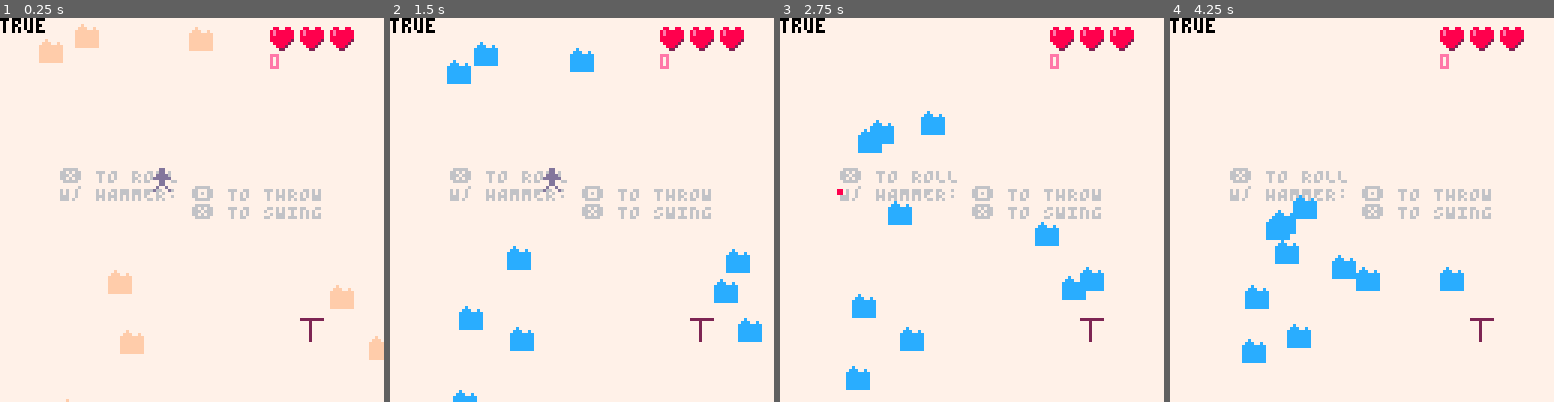
Above: before the commit, frames 1-4 (left to right).
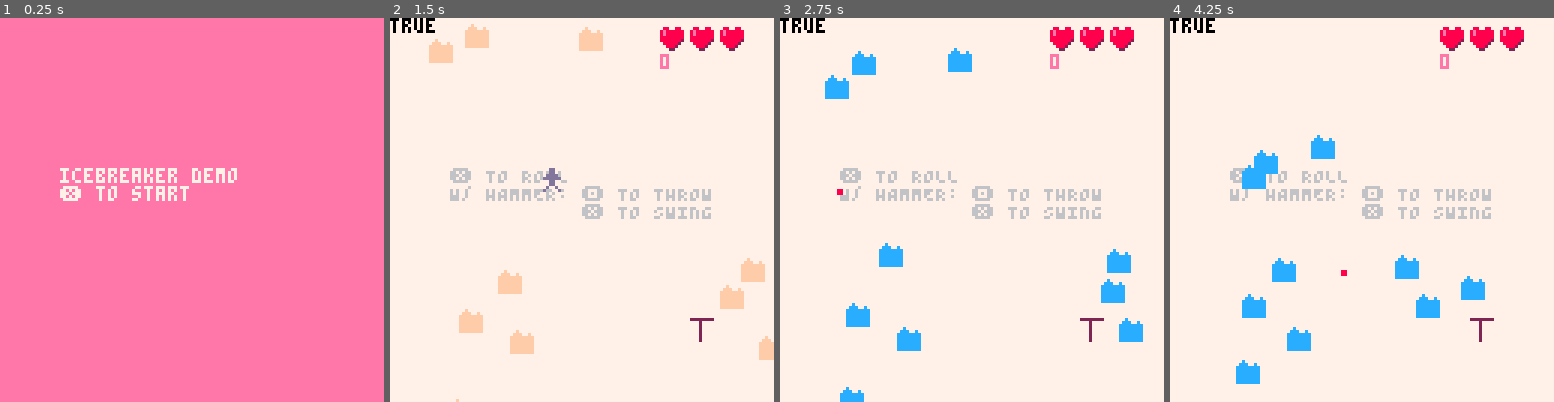
Above: after the commit, the same moments.

Repository: wsasaki01/icebreaker
Game: PICO-8 cartridge p1/icebreaker-p1.p8
Two runs of this game, one before a commit and one after it. Both use one fixed random seed, a clock stepped at 60 frames per second and the inputs below.
Inputs:
- Up to frame 1 (0.25 s): no input
- Up to frame 2 (1.5 s): tap O (Z key) at 0.33, 0.7, 1.43 s; tap X (X key) at 1.07 s
- Up to frame 3 (2.75 s): hold Left 1.97-2.37 s; tap X (X key) at 2.07, 2.4, 2.73 s; tap O (Z key) at 2.22 s; hold Down from 2.42 s (still down)
- Up to frame 4 (4.25 s): release Down at 2.82 s; hold Right 2.87-3.53 s; tap X (X key) every 0.33 s from 3.07 to 4.07 s; tap O (Z key) at 3.1, 3.98 s; hold Up 3.58-4.08 s; hold Right from 4.13 s (still down)

The runs differ from the first frame. In frame 1, 99% of the frame differs, in the area x 0-100%, y 0-100%; in frame 2, 5.0%; in frame 3, 5.4%; in frame 4, 5.3%.

Commit message:
Add menus

Diff:
--- a/p1/main.lua
+++ b/p1/main.lua
@@ -1,4 +1,26 @@
 function _init()
+    menu = true
+    play = false
+    retry = false
+
+    p = {}
+    h = {}
+
+    p_attack_length = 0.3
+    p_attack_size = 7
+
+    h_attack_length = 0.3
+    h_attack_size = 4
+
+    enemy_limit = 10
+
+    sh_str = 0
+    hitstop = false
+    hs_count = 0
+    hs_frames = 3
+end
+
+function start_game()
     p = {
         s = 1, temp_s = 0,
         x = 50, xw = 8,
@@ -28,7 +50,8 @@
             end
 
             if self.health == 0 then
-                stop()
+                play = false
+                retry = true
             end
         end,
 
@@ -75,193 +98,201 @@
         end,
     }
 
-    p_attack_length = 0.3
-    p_attack_size = 7
-
-    h_attack_length = 0.3
-    h_attack_size = 4
-
     attacks = {}
     enemies = {}
-    enemy_mt = {}
-
-    enemy_limit = 10
-
-    sh_str = 0
-    hitstop = false
-    hs_count = 0
-    hs_frames = 3
 end
 
 function _update()
-    if hitstop then
-        hs_count += 1
-        if hs_count == hs_frames then
-            hitstop = false
-            hs_count = 0
-        end
-    else
-        if p.rolling then
-            p:roll()
+    if menu then
+        if btnp(5) then
+            menu = false
+            play = true
+            start_game()
+        end
+    elseif play then
+        if hitstop then
+            hs_count += 1
+            if hs_count == hs_frames then
+                hitstop = false
+                hs_count = 0
+            end
         else
-            diff = {x=0,y=0}
-            increment = h.equipped and 0.85 or 1
-
-            if btn(1) and p.x<120 then
-                p.x+=increment
-                diff.x+=1
-            end
-
-            if btn(0) and p.x>0 then
-                p.x-=increment
-                diff.x-=1
-            end
-
-            if btn(2) and p.y>0 then
-                p.y-=increment
-                diff.y-=1
-            end
-
-            if btn(3) and p.y<120 then
-                p.y+=increment
-                diff.y+=1
-            end
-        end
-
-        if h.equipped then
-            h.x = p.x
-            h.y = p.y
-        else
-            h:check()
-        end
-
-        if p.charge == p.cooldown then
-            p.charge = true
-        end
-
-        if p.charge != true then
-            p.charge += 1
-        end
-
-        if btn(5) then
-            if h.equipped and p.charge==true and #attacks<1 then
-                p.charge = 0
-                create_attack("player", p_attack_length, p_attack_size)
-            elseif not h.equipped and (diff.x!=0 or diff.y!=0) then
-                p.rolling = true
-                p.i = p.roll_frames
-                p.d = atan2(diff.x, diff.y)
-            end
-        end
-
-        if btn(4) and h.equipped and (diff.x!=0 or diff.y!=0) then
-            h.thrown = true
-            h.equipped = false
-            h.v = 10
-            h.path = diff
-            sfx(2)
-            create_attack("hammer", h_attack_length, h_attack_size)
-        end
-
-        if h.v < 1 then
-            h.thrown = false
-            h.v = 0
-        end
-
-        if h.thrown then
-            h.d = atan2(h.path.x, h.path.y)
-
-            local x = h.x+cos(h.d)*h.v
-            local y = h.y+sin(h.d)*h.v
-
-            if x>=120 then
-                h.x = 120
-                h.path.x *= -1
-                h.v *= 0.6
-            elseif x <= 0 then
-                h.x = 0
-                h.path.x *= -1
-                h.v *= 0.6
+            if p.rolling then
+                p:roll()
             else
-                h.x = x
-            end
-
-            if y>=120 then
-                h.y = 120
-                h.path.y *= -1
-                h.v *= 0.6
-            elseif y <= 0 then
-                h.y = 0
-                h.path.y *= -1
-                h.v *= 0.6
+                diff = {x=0,y=0}
+                increment = h.equipped and 0.85 or 1
+
+                if btn(1) and p.x<120 then
+                    p.x+=increment
+                    diff.x+=1
+                end
+
+                if btn(0) and p.x>0 then
+                    p.x-=increment
+                    diff.x-=1
+                end
+
+                if btn(2) and p.y>0 then
+                    p.y-=increment
+                    diff.y-=1
+                end
+
+                if btn(3) and p.y<120 then
+                    p.y+=increment
+                    diff.y+=1
+                end
+            end
+
+            if h.equipped then
+                h.x = p.x
+                h.y = p.y
             else
-                h.y = y
-            end
-
-            h.v*=0.8
-        end
-
-        if #enemies < enemy_limit then
-            create_enemy()
-        end
+                h:check()
+            end
+
+            if p.charge == p.cooldown then
+                p.charge = true
+            end
+
+            if p.charge != true then
+                p.charge += 1
+            end
+
+            if btn(5) then
+                if h.equipped and p.charge==true and #attacks<1 then
+                    p.charge = 0
+                    create_attack("player", p_attack_length, p_attack_size)
+                elseif not h.equipped and (diff.x!=0 or diff.y!=0) then
+                    p.rolling = true
+                    p.i = p.roll_frames
+                    p.d = atan2(diff.x, diff.y)
+                end
+            end
+
+            if btn(4) and h.equipped and (diff.x!=0 or diff.y!=0) then
+                h.thrown = true
+                h.equipped = false
+                h.v = 10
+                h.path = diff
+                sfx(2)
+                create_attack("hammer", h_attack_length, h_attack_size)
+            end
+
+            if h.v < 1 then
+                h.thrown = false
+                h.v = 0
+            end
+
+            if h.thrown then
+                h.d = atan2(h.path.x, h.path.y)
+
+                local x = h.x+cos(h.d)*h.v
+                local y = h.y+sin(h.d)*h.v
+
+                if x>=120 then
+                    h.x = 120
+                    h.path.x *= -1
+                    h.v *= 0.6
+                elseif x <= 0 then
+                    h.x = 0
+                    h.path.x *= -1
+                    h.v *= 0.6
+                else
+                    h.x = x
+                end
+
+                if y>=120 then
+                    h.y = 120
+                    h.path.y *= -1
+                    h.v *= 0.6
+                elseif y <= 0 then
+                    h.y = 0
+                    h.path.y *= -1
+                    h.v *= 0.6
+                else
+                    h.y = y
+                end
+
+                h.v*=0.8
+            end
+
+            if #enemies < enemy_limit then
+                create_enemy()
+            end
+
+            for e in all(enemies) do
+                if e.spawn != 0 then
+                    e.spawn -= 1
+                else
+                    e.s = 2
+                    e:move()
+                    e:die()
+                end
+            end
+
+            p:die()
+            p:sprite()
+            p:invincibilty()
+
+            for a in all(attacks) do
+                if a.type == "player" then
+                    attack_follow(a, p.x, p.y)
+                elseif a.type == "hammer" then
+                    attack_follow(a, h.x, h.y)
+                end
+
+                a:decay()
+            end
+        end
+    elseif retry then
+        if btnp("5") then
+            retry = false
+            play = true
+            start_game()
+        end
+    end
+end
+
+function _draw()
+    if menu then
+        cls(14)
+        print("icebreaker demo", 20, 50, 7)
+        print("❎ to start")
+    elseif play then
+        cls(7)
+        camera(0, 0)
+
+        log({
+            p.charge
+        })
+
+        print("❎ TO ROLL", 20, 50, 6)
+        print("W/ HAMMER: 🅾️ TO THROW\n           ❎ TO SWING")
+
+        for i=1,p.health do
+            spr(6, i*10+80, 3)
+        end
+
+        print(p.score, 90, 12, 14)
+
+        shake(0, 0)
+
+        for a in all(attacks) do
+            a:draw()
+        end
+
+        spr(p.s, p.x, p.y)
 
         for e in all(enemies) do
-            if e.spawn != 0 then
-                e.spawn -= 1
-            else
-                e.s = 2
-                e:move()
-                e:die()
-            end
-        end
-
-        p:die()
-        p:sprite()
-        p:invincibilty()
-
-        for a in all(attacks) do
-            if a.type == "player" then
-                attack_follow(a, p.x, p.y)
-            elseif a.type == "hammer" then
-                attack_follow(a, h.x, h.y)
-            end
-
-            a:decay()
-        end
+            e:draw()
+        end
+
+        h:draw()
+    elseif retry then
+        rectfill(20, 30, 80, 45, 2)
+        print("❎ to retry", 26, 36, 7)
     end
-end
-
-function _draw()
-    cls(7)
-
-    camera(0, 0)
-
-    log({
-        p.charge,
-    })
-
-    print("❎ TO ROLL", 20, 50, 6)
-    print("W/ HAMMER: 🅾️ TO THROW\n           ❎ TO SWING")
-
-    for i=1,p.health do
-        spr(6, i*10+80, 3)
-    end
-
-    print(p.score, 90, 12, 14)
-
-    shake(0, 0)
-
-    for a in all(attacks) do
-        a:draw()
-    end
-
-    spr(p.s, p.x, p.y)
-
-    for e in all(enemies) do
-        e:draw()
-    end
-
-    h:draw()
 end
 
 function create_enemy()
